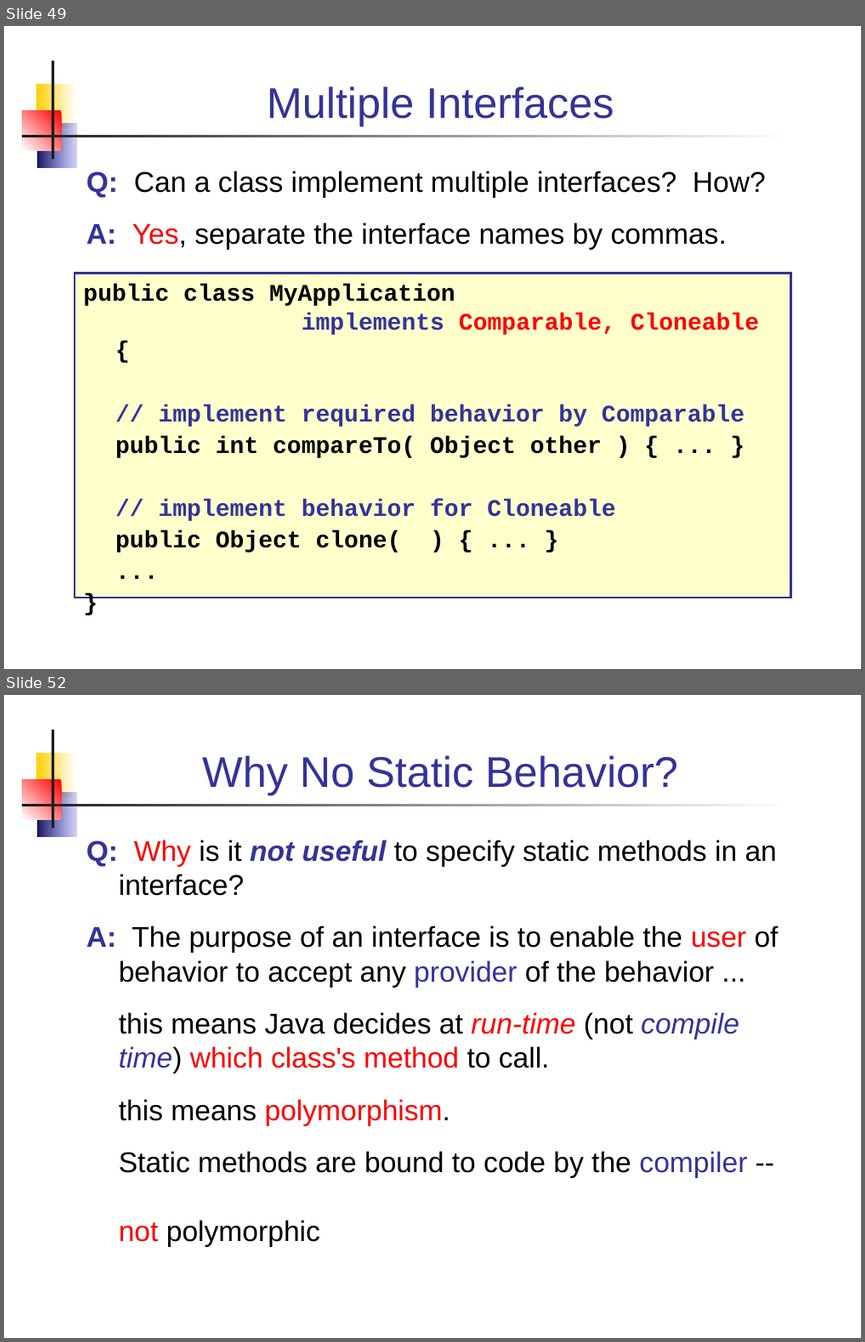
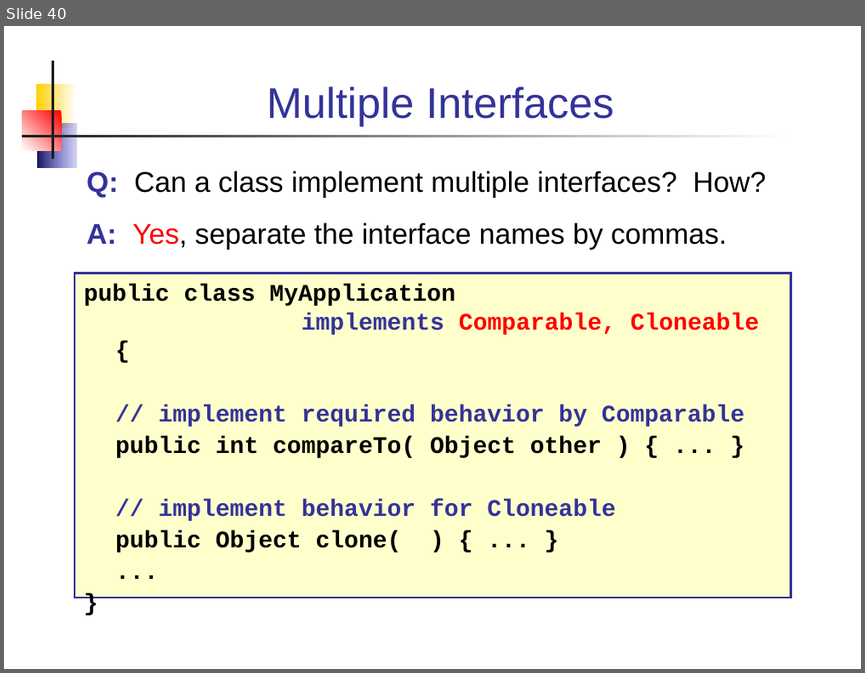
Before and after one commit to skeoop/skeoop.github.io, a slide deck: week2/1-Interfaces.ppt. Shown one above the other, each under a label of ours: slides 49 and 52 before the commit, slide 40 after it; the slides between them are not shown. The pictures are 865x1342 and 865x673 pixels, drawn with LibreOffice and Linux fonts; fonts in the diff are those of the drawing. Boxes give left, top, right and bottom in pixels: in the first picture for what was removed or moved away, otherwise in the second. Text is boxed around its words. In the diff, an @@ line names an element or a change of style, - is before the commit and + after.

```diff
--- a/week2/1-Interfaces.ppt
+++ b/week2/1-Interfaces.ppt
@@ slide 52 removed at [4,695,861,1338], background #FFFFFF; not listed: 6 template elements that a slide beside it also shows @@
@@ title removed at [202,755,678,795] @@
-Why No Static Behavior?
@@ text removed at [86,839,778,1247] @@
-Q: Why is it not useful to specify static methods in an interface?
-A: The purpose of an interface is to enable the user of behavior to accept any provider of the behavior ...
-this means Java decides at run-time (not compile time) which class's method to call.
-this means polymorphism.
-Static methods are bound to code by the compiler --
-not polymorphic
@@ what was slide 49 is now slide 40 @@
```
Also in this commit, not shown: 36 other slides changed, 2 slides added, 9 other slides removed.
